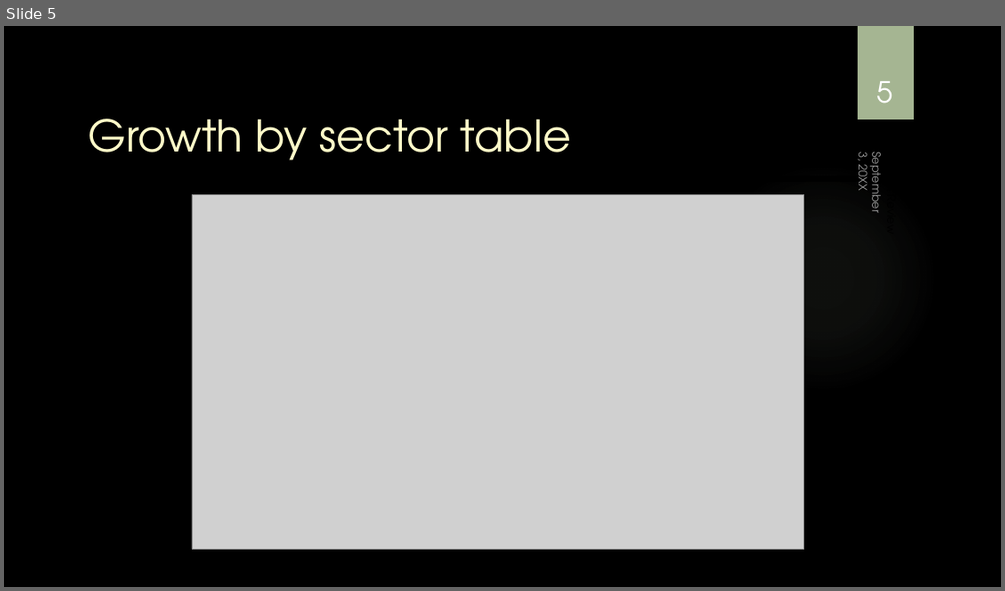
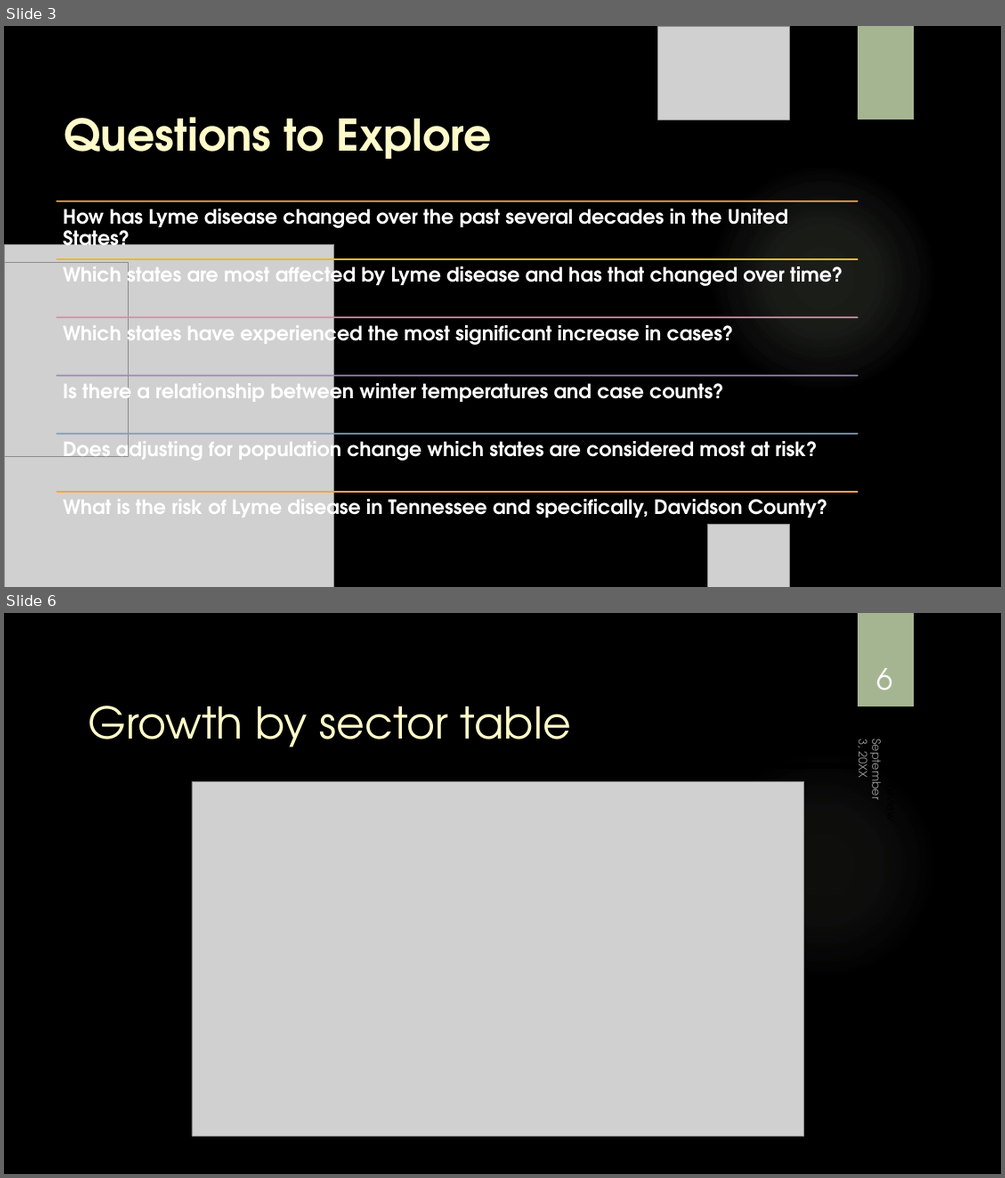
Before and after one commit to dzapata915/Lyme_Disease, a slide deck: Lyme Disease Powerpoint.pptx. Shown one above the other, each under a label of ours: slide 5 before the commit, slides 3 and 6 after it; the slides between them are not shown. The pictures are 1005x591 and 1005x1178 pixels, drawn with LibreOffice and Linux fonts; fonts in the diff are those of the drawing; grey boxes stand for pictures; background and template pictures are left out. Boxes give left, top, right and bottom in pixels: in the first picture for what was removed or moved away, otherwise in the second. Text is boxed around its words. In the diff, an @@ line names an element or a change of style, - is before the commit and + after.

```diff
--- a/Lyme Disease Powerpoint.pptx
+++ b/Lyme Disease Powerpoint.pptx
@@ slide 3 added at (4, 26, 1001, 587), background picture (left out); not listed: 1 template element that a slide beside it also shows @@
@@ picture added at (658, 26, 789, 119) @@
@@ rectangle added at (858, 26, 914, 119), fill #A5B592 @@
@@ title added at (65, 117, 492, 159), 42 pt, text #FEFAC9, bold @@
+Questions to Explore
@@ line added from (89, 178) to (487, 178), #000000 6 pt @@
@@ ellipse added at (708, 163, 938, 394), fill gradient #C9D3BE @@
@@ picture added at (4, 244, 334, 587) @@
@@ picture added at (4, 263, 128, 456) @@
@@ group added at (57, 201, 858, 523): 6 lines, 6 texts @@
+How has Lyme disease changed over the past several decades in the United States?
+Which states are most affected by Lyme disease and has that changed over time?
+Which states have experienced the most significant increase in cases?
+Is there a relationship between winter temperatures and case counts?
+Does adjusting for population change which states are considered most at risk?
+What is the risk of Lyme disease in Tennessee and specifically, Davidson County?
@@ picture added at (708, 524, 789, 587) @@
@@ what was slide 5 is now slide 6 @@
@@ page number at (876, 668, 892, 690): text changed @@
-5
+6
```
Also in this commit, not shown: 1 slide changed, 4 other slides added, 4 slides removed.
